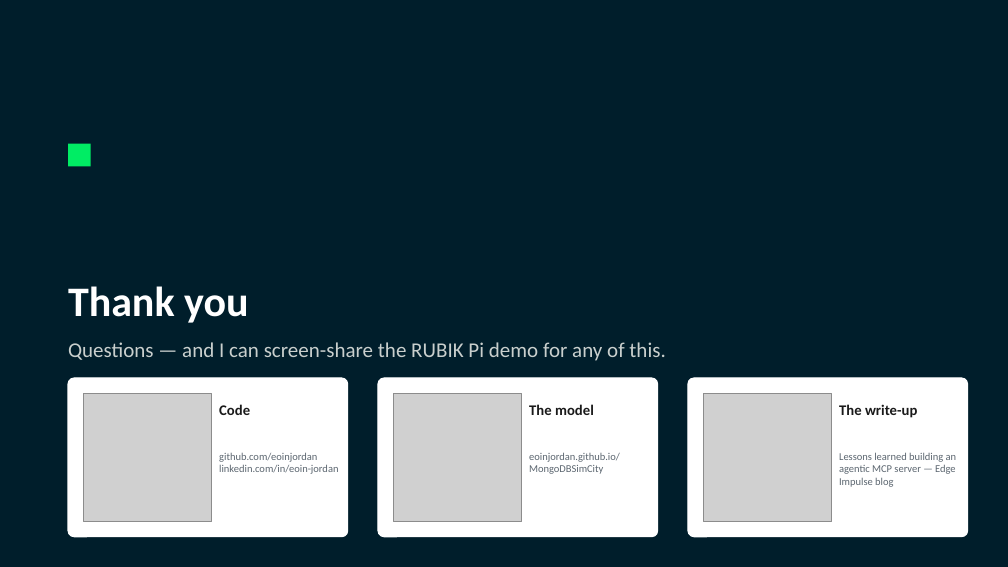
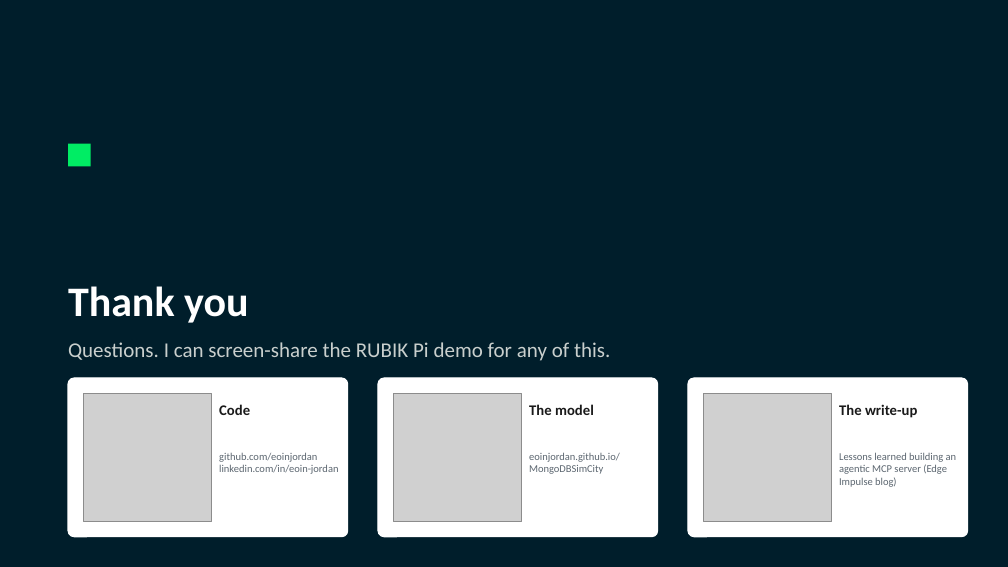
Before and after one commit to eoinjordan/what-should-a-local-agent-remember, a slide deck: slide 23 of slides/what-should-a-local-agent-remember.pptx. Drawn at 1008x567 pixels with LibreOffice and Linux fonts; fonts in the diff are those of the drawing; grey boxes stand for pictures. Boxes give left, top, right and bottom in pixels: in the first picture for what was removed or moved away, otherwise in the second. Text is boxed around its words. In the diff, an @@ line names an element or a change of style, - is before the commit and + after.

```diff
--- a/slides/what-should-a-local-agent-remember.pptx
+++ b/slides/what-should-a-local-agent-remember.pptx
@@ text at box(68, 342, 610, 361): text changed @@
-Questions — and I can screen-share the RUBIK Pi demo for any of this.
+Questions. I can screen-share the RUBIK Pi demo for any of this.
@@ text at box(839, 452, 957, 487): text changed @@
-Lessons learned building an agentic MCP server — Edge Impulse blog
+Lessons learned building an agentic MCP server (Edge Impulse blog)
```
Also in this commit, not shown: 26 other slides changed, 2 slides added, 1 slide removed, 36 other files.
